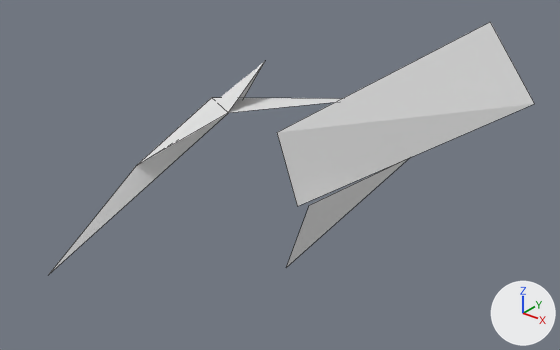
The OBJ model assets/models/makoto/makoto_n5.obj: old version first, new version second.
Camera for both pictures: a camera (50 mm lens) standing at (0.479, -1.654, 0.365) and looking at (0.023, -1.083, 0.011). Arrows for +X, +Y and +Z are at lower right; the lights stay in place. The first picture is the older version. Mesh edges are drawn as thin lines. Where no turn or scale is listed for an object, it has been applied to the vertices. Vertices at exactly the same position are counted once.

The scene before the commit, as lines of its bpy script (objects in view):
```python
me_makoto_n5 = bpy.data.meshes.new('makoto_n5')
me_makoto_n5.from_pydata(...)  # 14 vertices, 6 faces; spans x -0.144..0.192, y -1.31..-0.829, z -0.036..0.138
# faces by material slot: [1, 2, 1, 2]
me_makoto_n5.materials.append(mat_0006_bc001_t02_tm2)  # white #e7e7e7
me_makoto_n5.materials.append(mat_0007_bc001_t02_tm2)  # white #e7e7e7
me_makoto_n5.materials.append(mat_0002_bc001_t04_tm2)  # white #e7e7e7
me_makoto_n5.materials.append(mat_0004_bc001_t01_tm2)  # white #e7e7e7
ob_makoto_n5 = bpy.data.objects.new('makoto_n5', me_makoto_n5)
ob_makoto_n5.location = (0.0, 0.0, 0.0)
```
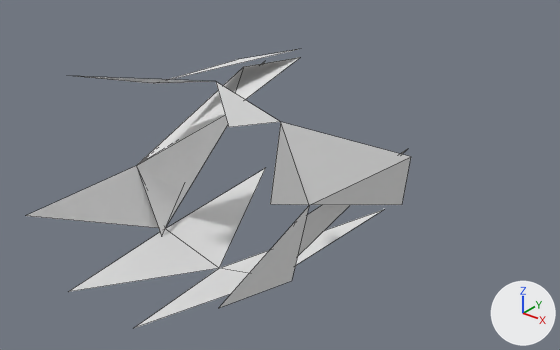
Patch to the scene script:
```diff
--- a/assets/models/makoto/makoto_n5.obj.py
+++ b/assets/models/makoto/makoto_n5.obj.py
@@ me_makoto_n5 @@
 # used by ob_makoto_n5; location = (0.0, 0.0, 0.0)
-me_makoto_n5.from_pydata(...)  # 14 vertices, 6 faces; spans x -0.144..0.192, y -1.31..-0.829, z -0.036..0.138
+me_makoto_n5.from_pydata(...)  # 31 vertices, 18 faces; spans x -0.132..0.138, y -1.311..-0.974, z -0.076..0.136
+# me_makoto_n5 part 1: the loose piece of 4 vertices spanning x 0.077..0.192, y -1.16..-0.829, z 0.033..0.138 is deleted
+# me_makoto_n5 part 2
+# 2 vertices are removed from x -0.073..0.097, y -1.31..-1.167, z -0.036..-0.032
+# 3 faces are deleted
+# 2 vertices move from x -0.144..0.084, y -1.015..-1.009, z 0.037..0.09 to x -0.085..0.0, y -1.02..-1.015, z 0.09..0.119
+# 23 vertices are added at x -0.132..0.132, y -1.311..-0.974, z -0.076..0.136
+# 2 new faces join them, mat_0006_bc001_t02_tm2 (white #e7e7e7)
+# 1 new face joins them, mat_0007_bc001_t02_tm2 (white #e7e7e7)
+# 5 new faces join them, mat_0002_bc001_t04_tm2 (white #e7e7e7)
+# 8 new faces join them, mat_0004_bc001_t01_tm2 (white #e7e7e7)
 me_makoto_n5.materials.append(mat_0006_bc001_t02_tm2)
```

Pixel boxes (x1, y1, x2, y2) of what changed, in the pictures (560 x 350 px):
'makoto_n5', reshaped (21% narrower, 11% taller)
    before: (49, 22, 534, 274)
    after: (26, 49, 411, 328)
part 1 of me_makoto_n5, deleted
    before: (277, 22, 534, 206)
part 2 of me_makoto_n5, built on
    before: (49, 61, 409, 274)
    after: (26, 49, 411, 328)
